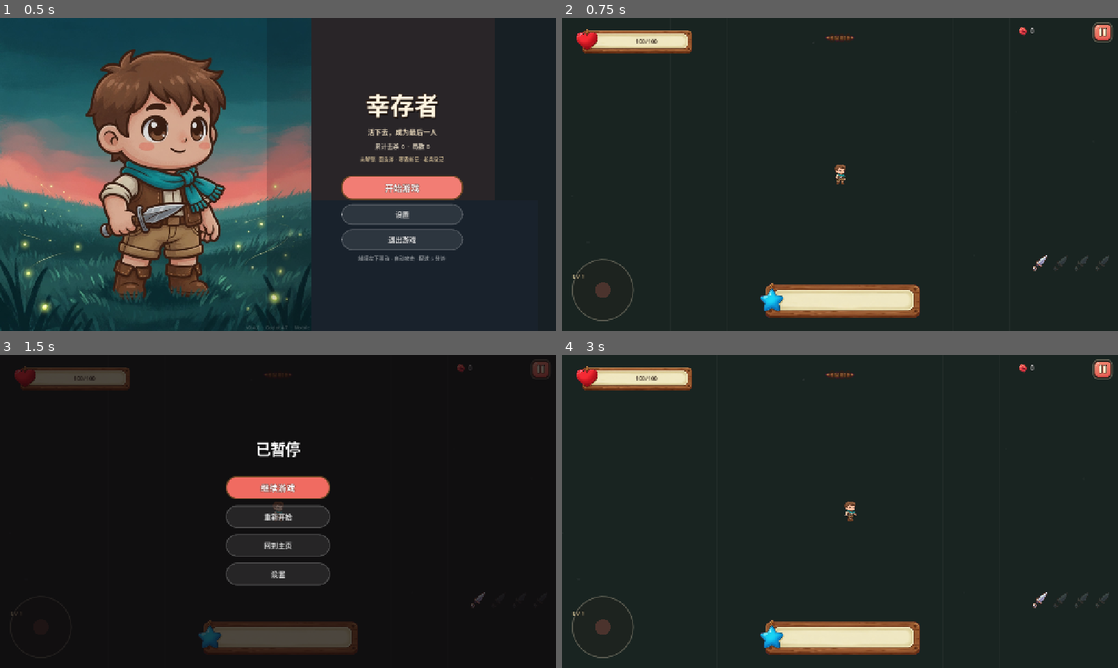
Above: before the commit, frames 1-4 (two rows, left to right).
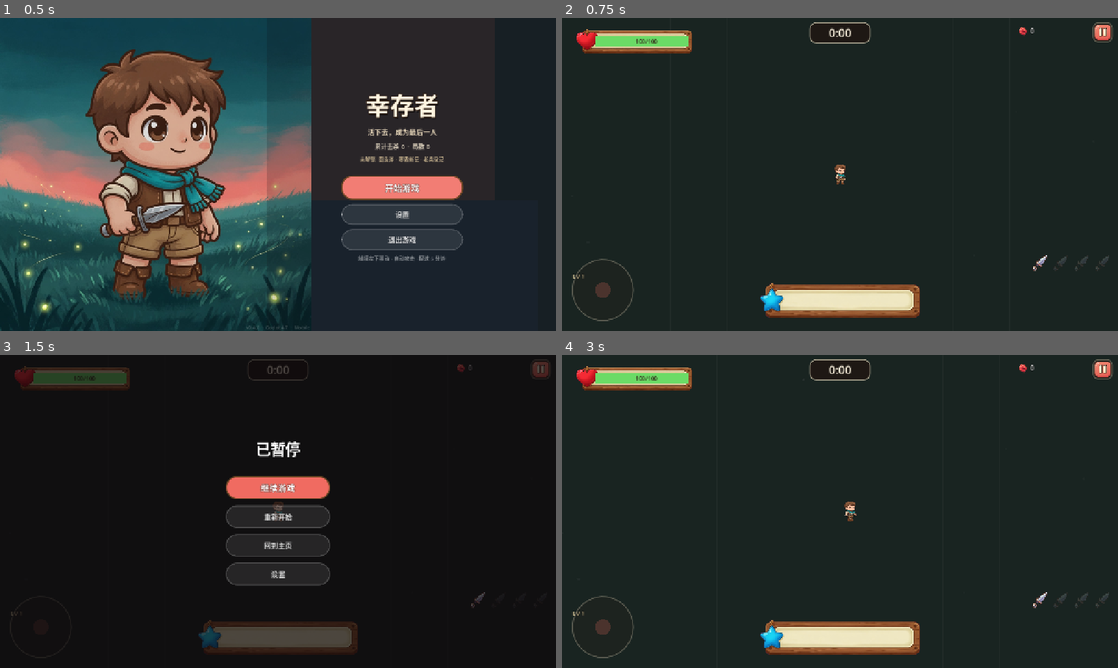
Above: after the commit, the same moments.

Repository: zoubaizoubai/survival_test
Game: Godot game, scene res://scenes/home.tscn
Two runs of this game, one before a commit and one after it. Both use one fixed random seed, a clock stepped at 60 frames per second and the inputs below. The engine's default icon, where the game draws it, is replaced by a stand-in: a white triangle on a blue panel in a dark square.
Inputs (mouse positions are in pixels of both pictures, inside the frame that each line leads up to):
- Up to frame 1 (0.5 s): no input
- Up to frame 2 (0.75 s): click "开始游戏" at 0.5 s
- Up to frame 3 (1.5 s): click (539, 370) at 1.25 s
- Up to frame 4 (3 s): click "重新开始" at 2 s; tap Enter (ui_accept) at 2.75 s; move the mouse to (962, 495) at 2.77 s; hold D (move_right) from 2.78 s (still down); tap Space at 2.85 s; click (962, 495) at 2.92 s

Frame 1 is identical in both runs. In frame 2, 0.8% of the frame differs, in the area x 6-56%, y 1-10%; in frame 3, 0.7%; in frame 4, 0.8%.

Commit message:
fix: show HP/XP fills over bar art and make the timer readable
Fills were drawn under the opaque cream trough so bars looked frozen.
Draw them on top of the inner slot. Replace the collapsed 9-slice timer
plaque with a solid dark badge and light outlined digits.

Diff:
--- a/scripts/hud.gd
+++ b/scripts/hud.gd
@@ -23,7 +23,7 @@
 var _xp_trough: Control
 var _weapon_row: HBoxContainer
 var _kill_icon: TextureRect
-var _time_bg: NinePatchRect
+var _time_bg: PanelContainer
 
 
 func _ready() -> void:
@@ -48,21 +48,26 @@
 	_hp_bg.add_child(hp_label)
 	add_child(_hp_bg)
 
-	_time_bg = NinePatchRect.new()
-	_time_bg.texture = UiStyle.tex("res://assets/ui/panel.png")
-	_time_bg.patch_margin_left = 48
-	_time_bg.patch_margin_right = 48
-	_time_bg.patch_margin_top = 40
-	_time_bg.patch_margin_bottom = 40
+	_time_bg = PanelContainer.new()
+	_time_bg.name = "TimeBg"
+	_time_bg.mouse_filter = Control.MOUSE_FILTER_IGNORE
+	var time_sb := StyleBoxFlat.new()
+	time_sb.bg_color = Color(0.12, 0.09, 0.07, 0.88)
+	time_sb.set_corner_radius_all(14)
+	time_sb.set_border_width_all(2)
+	time_sb.border_color = Color(0.96, 0.90, 0.78, 0.65)
+	time_sb.content_margin_left = 18
+	time_sb.content_margin_right = 18
+	time_sb.content_margin_top = 6
+	time_sb.content_margin_bottom = 6
+	_time_bg.add_theme_stylebox_override("panel", time_sb)
 	_time_bg.set_anchors_and_offsets_preset(Control.PRESET_CENTER_TOP)
-	_time_bg.offset_left = -78
-	_time_bg.offset_right = 78
-	_time_bg.offset_top = 6
-	_time_bg.offset_bottom = 52
-	_time_bg.mouse_filter = Control.MOUSE_FILTER_IGNORE
+	_time_bg.offset_left = -70
+	_time_bg.offset_right = 70
+	_time_bg.offset_top = 10
+	_time_bg.offset_bottom = 50
 	add_child(_time_bg)
-	time_label = _make_label("00:00", 26, UiStyle.INK, false)
-	time_label.set_anchors_and_offsets_preset(Control.PRESET_FULL_RECT)
+	time_label = _make_label("00:00", 26, Color(1.0, 0.96, 0.88), true)
 	time_label.horizontal_alignment = HORIZONTAL_ALIGNMENT_CENTER
 	time_label.vertical_alignment = VERTICAL_ALIGNMENT_CENTER
 	_time_bg.add_child(time_label)
@@ -205,8 +210,10 @@
 	if boss_bar:
 		boss_bar.position = Vector2((vp.x - boss_bar.size.x) * 0.5, 58)
 	if _time_bg:
-		_time_bg.offset_left = -78
-		_time_bg.offset_right = 78
+		_time_bg.offset_left = -70
+		_time_bg.offset_right = 70
+		_time_bg.offset_top = 10
+		_time_bg.offset_bottom = 50
 
 
 func _make_framed_bar(bar_name: String, frame_path: String, bar_size: Vector2, fill_color: Color) -> Dictionary:
@@ -216,6 +223,13 @@
 	wrap.size = bar_size
 	wrap.mouse_filter = Control.MOUSE_FILTER_IGNORE
 	wrap.clip_contents = true
+	var frame := TextureRect.new()
+	frame.texture = UiStyle.tex(frame_path)
+	frame.expand_mode = TextureRect.EXPAND_IGNORE_SIZE
+	frame.stretch_mode = TextureRect.STRETCH_KEEP_ASPECT_CENTERED
+	frame.set_anchors_and_offsets_preset(Control.PRESET_FULL_RECT)
+	frame.mouse_filter = Control.MOUSE_FILTER_IGNORE
+	wrap.add_child(frame)
 	var trough := Control.new()
 	trough.name = "Trough"
 	trough.clip_contents = true
@@ -225,13 +239,6 @@
 	fill.color = fill_color
 	fill.mouse_filter = Control.MOUSE_FILTER_IGNORE
 	trough.add_child(fill)
-	var frame := TextureRect.new()
-	frame.texture = UiStyle.tex(frame_path)
-	frame.expand_mode = TextureRect.EXPAND_IGNORE_SIZE
-	frame.stretch_mode = TextureRect.STRETCH_KEEP_ASPECT_CENTERED
-	frame.set_anchors_and_offsets_preset(Control.PRESET_FULL_RECT)
-	frame.mouse_filter = Control.MOUSE_FILTER_IGNORE
-	wrap.add_child(frame)
 	_layout_trough(wrap, trough)
 	return {"wrap": wrap, "trough": trough, "fill": fill}
 
@@ -240,9 +247,9 @@
 	if wrap == null or trough == null:
 		return
 	var s: Vector2 = wrap.size
-	# 木框贴图左右有心/星装饰，填充只落在中间奶油槽里
-	trough.position = Vector2(s.x * 0.22, s.y * 0.40)
-	trough.size = Vector2(s.x * 0.70, s.y * 0.22)
+	# 木框贴图左右有心/星装饰，填充盖在中间奶油槽上（贴图槽是不透明的）
+	trough.position = Vector2(s.x * 0.205, s.y * 0.36)
+	trough.size = Vector2(s.x * 0.72, s.y * 0.30)
 
 
 func _set_fill(fill: ColorRect, trough: Control, pct: float) -> void:
--- a/tests/baseline.json
+++ b/tests/baseline.json
@@ -1,5 +1,5 @@
 {
-	"elapsed_msec": 3758,
+	"elapsed_msec": 3703,
 	"godot_version": {
 		"build": "official",
 		"hash": "ed1daf0bf001b61586d9930840f2f1394092c079",
@@ -13,51 +13,51 @@
 	},
 	"scenarios": [
 		{
-			"avg_ms": 0.386655,
+			"avg_ms": 0.381255,
 			"elapsed": 60.0,
 			"enemies": 170,
 			"iterations": 200,
-			"object_count": 2648,
+			"object_count": 2647,
 			"object_nodes": 782,
-			"p50_ms": 0.384,
-			"p95_ms": 0.436,
+			"p50_ms": 0.379,
+			"p95_ms": 0.427,
 			"pickups": 350,
 			"seed": 1397,
 			"total_nodes": 777
 		},
 		{
-			"avg_ms": 0.43025,
+			"avg_ms": 0.430025,
 			"elapsed": 180.0,
 			"enemies": 171,
 			"iterations": 200,
-			"object_count": 2651,
+			"object_count": 2650,
 			"object_nodes": 784,
-			"p50_ms": 0.428,
-			"p95_ms": 0.479,
+			"p50_ms": 0.429,
+			"p95_ms": 0.468,
 			"pickups": 350,
 			"seed": 1517,
 			"total_nodes": 779
 		},
 		{
-			"avg_ms": 0.10563,
+			"avg_ms": 0.10609,
 			"elapsed": 300.0,
 			"enemies": 171,
 			"iterations": 200,
-			"object_count": 2651,
+			"object_count": 2650,
 			"object_nodes": 784,
-			"p50_ms": 0.095,
-			"p95_ms": 0.133,
+			"p50_ms": 0.096,
+			"p95_ms": 0.13,
 			"pickups": 350,
 			"seed": 1637,
 			"total_nodes": 779
 		},
 		{
-			"avg_ms": 0.345405,
+			"avg_ms": 0.34908,
 			"elapsed": 999.0,
 			"enemies": 170,
 			"label": "caps",
-			"object_count": 2660,
-			"p95_ms": 0.376,
+			"object_count": 2659,
+			"p95_ms": 0.406,
 			"pickups": 350,
 			"seed": 11336,
 			"total_nodes": 778
@@ -69,5 +69,5 @@
 		"passed": 347,
 		"total": 347
 	},
-	"timestamp": "2026-08-22 18:54:21"
+	"timestamp": "2026-08-22 19:18:02"
 }
